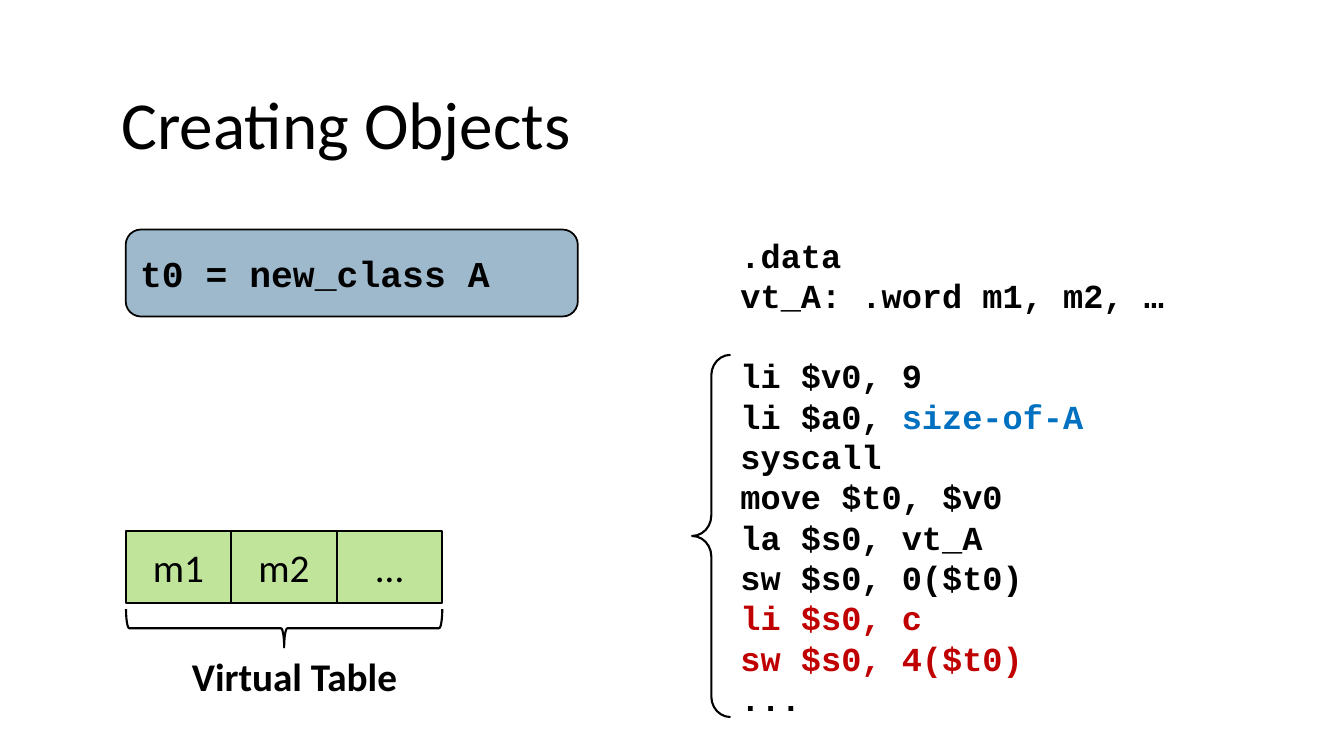
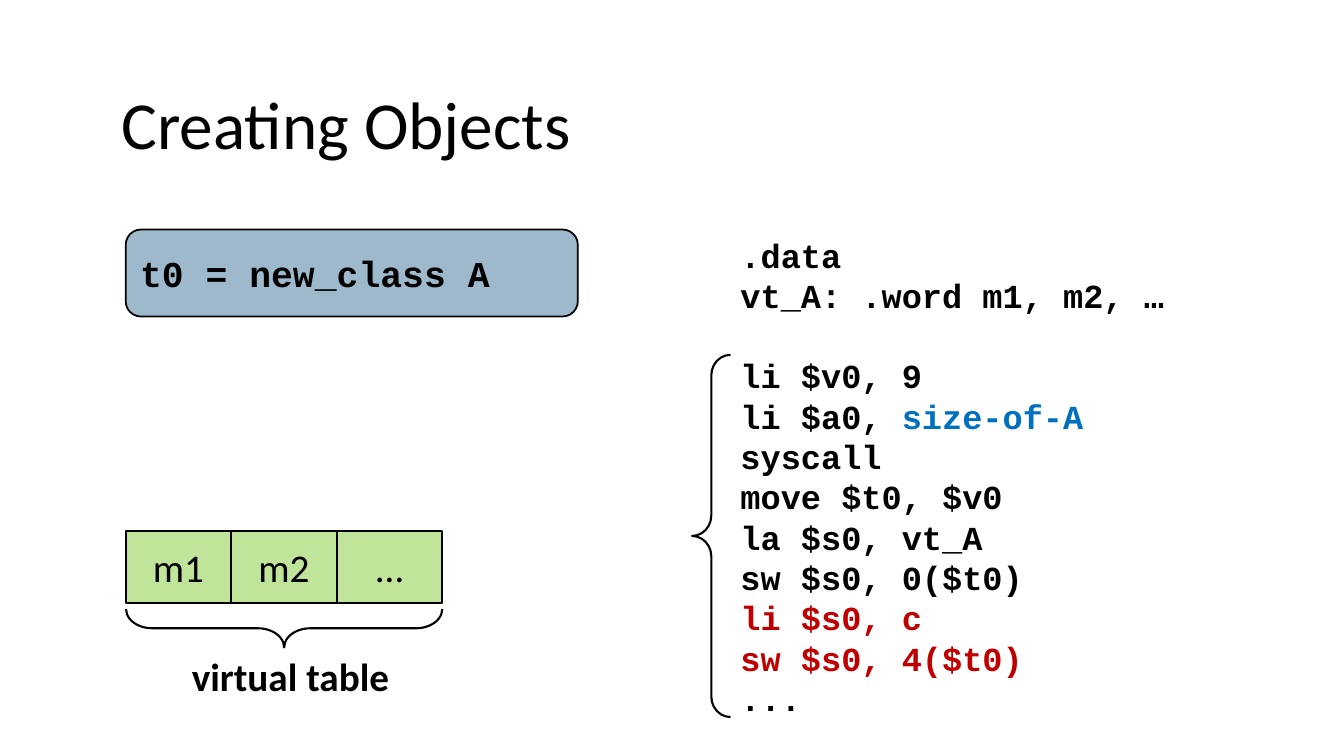
Before and after one commit to nivshani/compilation, a slide deck: slide 87 of slides/codegen.pptx. Drawn at 1344x756 pixels with LibreOffice and Linux fonts; fonts in the diff are those of the drawing. Boxes give left, top, right and bottom in pixels: in the first picture for what was removed or moved away, otherwise in the second. Text is boxed around its words. In the diff, an @@ line names an element or a change of style, - is before the commit and + after.

```diff
--- a/slides/codegen.pptx
+++ b/slides/codegen.pptx
@@ left brace at [126,609,443,647]: proportions changed @@
@@ text at [192,663,389,692]: text changed @@
-Virtual Table
+virtual table
```
Also in this commit, not shown: 15 other slides changed, 1 other file.
